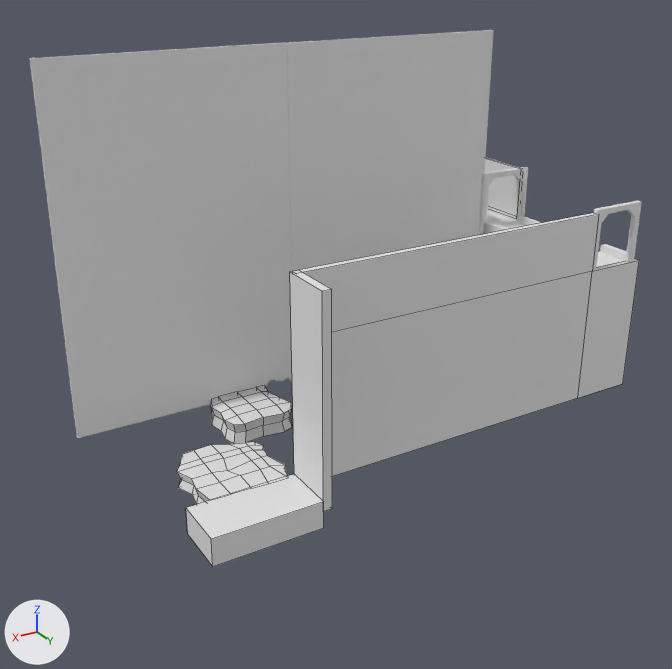
Two versions of the Blender file GameLevelFinished.blend, one commit apart.
The view is the same before and after, from a 50 mm lens placed at (141.6, 209.9, 65.8), pointed at (48.1, 54.0, -12.1). Every picture has the same lights, and +X, +Y and +Z are marked at lower left. Mesh edges are drawn as thin lines on the coarser meshes.
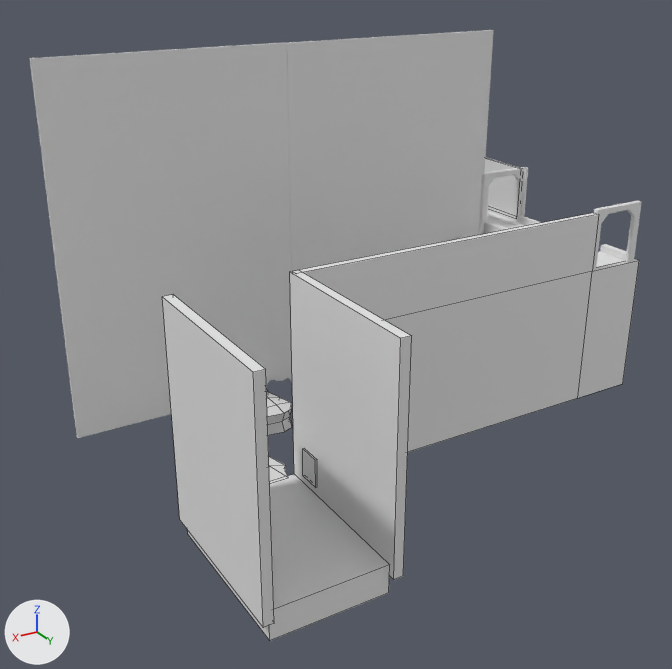
Where the change shows, as pixel boxes (x1, y1, x2, y2) in the pictures (672 x 669 px):
'Alleyway Wall East', added
    after: (290, 272, 412, 580)
'Alleyway Wall West', added
    after: (162, 295, 274, 628)
'Alleyway Floor', added
    after: (188, 474, 390, 641)
'Cube.003', deleted
    before: (290, 272, 332, 511)
'Cube.004', deleted
    before: (186, 474, 324, 567)
'Climbing Poster', added
    after: (303, 449, 317, 488)
'Cube', unchanged, covered by the edit
    before: (177, 442, 288, 504)
    after: (269, 457, 288, 481)
'Cube.001', unchanged, covered by the edit
    before: (210, 385, 292, 444)
    after: (267, 391, 292, 435)

The change in detail:
Mesh me_cube_008 is new.
It is a box spanning x -2.37..2.37, y -2.85..2.85, z -0.18..0.18.
Mesh me_cube_007 is new.
It is a box spanning x -0.9..0.9, y -5.5..27.5, z -12.6..30.2.
Mesh me_cube_005_1 is new.
It is a box spanning x -5.6..27.0, y -2.8..2.8, z -11.0..11.0.
Mesh me_cube_004_1 is new.
It is a box spanning x -0.9..0.9, y -5.5..28.3, z -12.6..30.2.
Object 'Cube.003' (ob_cube_003) is deleted.
Object 'Cube.004' (ob_cube_004) is deleted.
Object 'Climbing Poster' (ob_climbing_poster) is new; it shows me_cube_008.
Its location is (69.9, 81.1, -23.9).
Its rotation in degrees is (90, 0, 90).
Object 'Alleyway Wall West' (ob_alleyway_wall_west) is new; it shows me_cube_007.
Its location is (92.2, 80.1, -18.2).
Object 'Alleyway Floor' (ob_alleyway_floor) is new; it shows me_cube_005_1.
Its location is (80.8, 80.1, -31.5).
Its rotation in degrees is (90, 0, 90).
Object 'Alleyway Wall East' (ob_alleyway_wall_east) is new; it shows me_cube_004_1.
Its location is (68.8, 80.1, -18.2).
